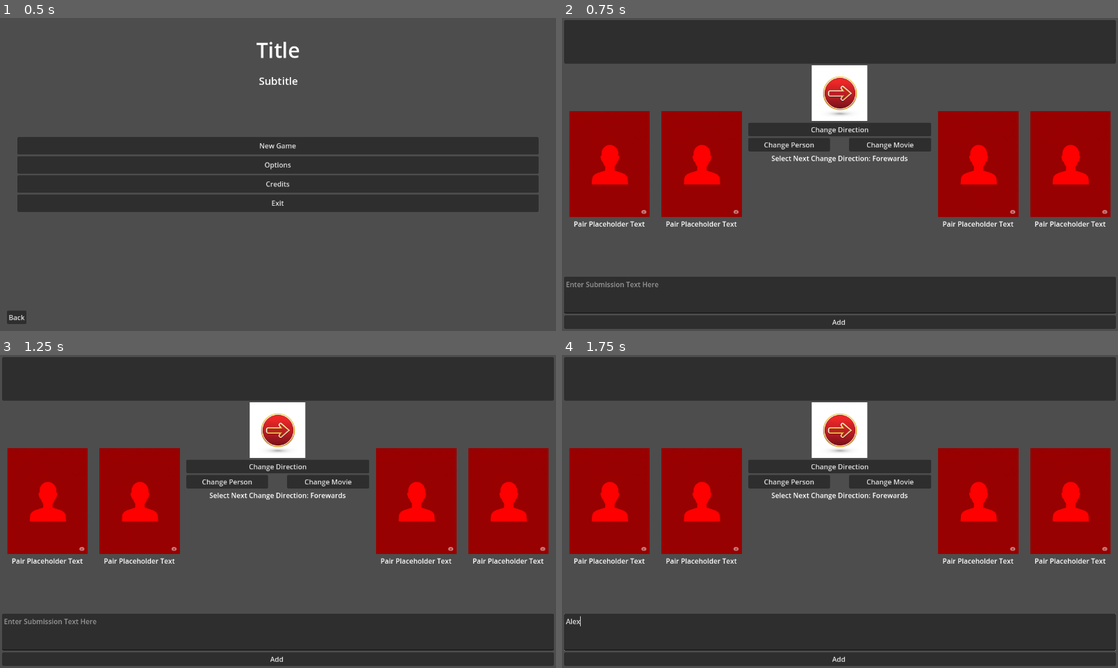
Above: before the commit, frames 1-4 (two rows, left to right).
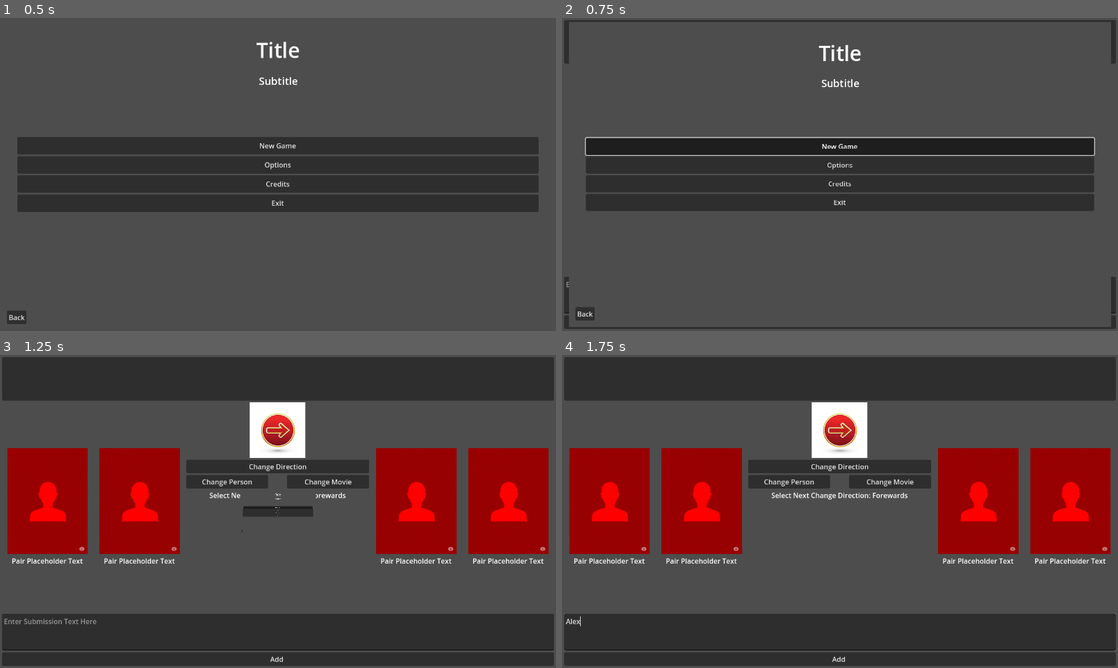
Above: after the commit, the same moments.

Repository: PlanetAriumGameStudio/movie-bluff-gameapp
Game: Godot game, scene res://scenes/menus/main_menu/main_menu.tscn
Two runs of this game, one before a commit and one after it. Both use one fixed random seed, a clock stepped at 60 frames per second and the inputs below.
Inputs (mouse positions are in pixels of both pictures, inside the frame that each line leads up to):
- Up to frame 1 (0.5 s): no input
- Up to frame 2 (0.75 s): click "New Game" at 0.5 s
- Up to frame 3 (1.25 s): no input
- Up to frame 4 (1.75 s): click (840, 633) at 1.27 s; type "Alex" at 1.35 s

Frame 1 is identical in both runs. In frame 2, 58% of the frame differs, in the area x 1-99%, y 1-99%; in frame 3, 0.5%; in frame 4, nothing differs.
Error in both runs: Invalid access to property or key 'images' on a base object of type 'Nil'. (res://scenes/menus/main_menu/main_menu.gd:16)

Commit message:
feat: make transition manager self contained, tidy up prints

Diff:
--- /dev/null
+++ b/core/scenes/autoloads/transition_manager.gd
@@ -0,0 +1,57 @@
+extends Node
+
+# This class is running via project auto-load (At startup)
+# Inspired by ThinkWithGames(https://www.youtube.com/@ThinkWithGames)
+const transition_node_name = "transition_node"
+var is_showing_transition = false
+
+var function_to_call: Callable
+
+enum TransitionType {
+	ZoomOut = 1,
+	SwipeRight = 2,
+	FallDown = 3,
+	Fade = 4
+}
+
+# Used to generate a still image of whatever is currently being displayed on the screen/viewport
+func setup_sprite():
+	# Create the scene that will hold our transition sprite
+	var transition_sprite = Sprite2D.new()
+	var image = get_viewport().get_texture().get_image()
+	var transition_texture = ImageTexture.create_from_image(image)
+	transition_sprite.name = transition_node_name
+	transition_sprite.texture = transition_texture
+	transition_sprite.position = Vector2(get_viewport().get_visible_rect().size.x/2, get_viewport().get_visible_rect().size.y/2)
+	return transition_sprite
+
+# new_scene_location: Will be the path to the scene we want to load
+# transition_type: for picking between transition effects
+func change_scene(new_scene_location: String, transition_type: int):
+	if is_showing_transition:
+		return
+	is_showing_transition = true
+	var transition_sprite = setup_sprite()
+	get_tree().change_scene_to_file(new_scene_location)
+	function_to_call = show_transition.bind(transition_sprite, transition_type)
+	get_tree().node_added.connect(function_to_call)
+
+func show_transition(_new_node, transition_sprite: Sprite2D, type: int):
+	if get_tree().root.get_node_or_null(transition_node_name) != null:
+		return
+	get_tree().root.add_child(transition_sprite)
+	var transition_tween = create_tween().set_parallel()
+	if type == TransitionType.ZoomOut:
+		transition_tween.set_trans(Tween.TRANS_CUBIC)
+		transition_tween.tween_property(transition_sprite, "scale", Vector2(0.01, 0.01), 1)
+	elif type == TransitionType.SwipeRight:
+		transition_tween.tween_property(transition_sprite, "global_position", Vector2(1800,360), 1)
+		transition_tween.tween_property(transition_sprite, "rotation", deg_to_rad(180), 1)
+	elif type == TransitionType.FallDown:
+		transition_tween.set_trans(Tween.TRANS_EXPO)
+		transition_tween.tween_property(transition_sprite, "global_position", Vector2(get_viewport().get_visible_rect().size.x/2,1200), 1)
+
+	transition_tween.finished.connect(transition_sprite.queue_free)
+	await transition_tween.finished
+	get_tree().node_added.disconnect(function_to_call)
+	is_showing_transition = false
--- /dev/null
+++ b/core/scenes/autoloads/transition_manager.tscn
@@ -0,0 +1,6 @@
+[gd_scene load_steps=2 format=3 uid="uid://b3wtvg1ap1vm6"]
+
+[ext_resource type="Script" uid="uid://dtlb4qbu4pei0" path="res://core/scenes/autoloads/transition_manager.gd" id="1_yds2p"]
+
+[node name="TransitionManager" type="Node"]
+script = ExtResource("1_yds2p")
--- a/core/scenes/menus/options_menu/option_control/option_control.gd
+++ b/core/scenes/menus/options_menu/option_control/option_control.gd
@@ -29,7 +29,6 @@
 
 @export var option_section : OptionSections :
 	set(value):
-		print(value)
 		var _update_config : bool = OptionSectionNames[option_section] == section and not lock_config_names
 		option_section = value
 		if _update_config:
--- a/core/scripts/config.gd
+++ b/core/scripts/config.gd
@@ -14,7 +14,6 @@
 		push_error("save config failed with error %d" % err)
 
 static func load_config() -> void:
-	print("load_config")
 	if config_file != null:
 		return
 	config_file = ConfigFile.new()
@@ -33,5 +32,4 @@
 
 static func get_config(section: String, key: String, default = null) -> Variant:
 	load_config()
-	print("Getting Config for %s" % section)
 	return config_file.get_value(section, key, default)
--- a/project.godot
+++ b/project.godot
@@ -19,9 +19,9 @@
 [autoload]
 
 AppConfig="*res://core/scenes/autoloads/app_config.tscn"
+TransitionManager="*res://core/scenes/autoloads/transition_manager.tscn"
 Globals="*res://scripts/globals.gd"
 Utils="*res://scripts/utils.gd"
-TransitionManager="*res://scripts/transition_manager.gd"
 
 [display]
 
--- a/scripts/transition_manager.gd
+++ /dev/null
@@ -1,56 +0,0 @@
-extends Node
-# This class is running via project auto-load (At startup)
-# Inspired by ThinkWithGames(https://www.youtube.com/@ThinkWithGames)
-const transition_node_name = "transition_node"
-var is_showing_transition = false
-
-var function_to_call: Callable
-
-enum TransitionType {
-	ZoomOut = 1,
-	SwipeRight = 2,
-	FallDown = 3,
-	Fade = 4
-}
-
-# Used to generate a still image of whatever is currently being displayed on the screen/viewport
-func setup_sprite():
-	# Create the scene that will hold our transition sprite
-	var transition_sprite = load("uid://fl84kmwh4b87").instantiate() as Sprite2D
-	var image = get_viewport().get_texture().get_image()
-	var transition_texture = ImageTexture.create_from_image(image)
-	transition_sprite.name = transition_node_name
-	transition_sprite.texture = transition_texture
-	transition_sprite.position = Vector2(get_viewport().get_visible_rect().size.x/2, get_viewport().get_visible_rect().size.y/2)
-	return transition_sprite
-
-# new_scene_location: Will be the path to the scene we want to load
-# transition_type: for picking between transition effects
-func change_scene(new_scene_location: String, transition_type: int):
-	if is_showing_transition:
-		return
-	is_showing_transition = true
-	var transition_sprite = setup_sprite()
-	get_tree().change_scene_to_file(new_scene_location)
-	function_to_call = show_transition.bind(transition_sprite, transition_type)
-	get_tree().node_added.connect(function_to_call)
-
-func show_transition(_new_node, transition_sprite: Sprite2D, type: int):
-	if get_tree().root.get_node_or_null(transition_node_name) != null:
-		return
-	get_tree().root.add_child(transition_sprite)
-	var transition_tween = create_tween().set_parallel()
-	if type == TransitionType.ZoomOut:
-		transition_tween.set_trans(Tween.TRANS_CUBIC)
-		transition_tween.tween_property(transition_sprite, "scale", Vector2(0.01, 0.01), 1)
-	elif type == TransitionType.SwipeRight:
-		transition_tween.tween_property(transition_sprite, "global_position", Vector2(1800,360), 1)
-		transition_tween.tween_property(transition_sprite, "rotation", deg_to_rad(180), 1)
-	elif type == TransitionType.FallDown:
-		transition_tween.set_trans(Tween.TRANS_EXPO)
-		transition_tween.tween_property(transition_sprite, "global_position", Vector2(get_viewport().get_visible_rect().size.x/2,1200), 1)
-
-	transition_tween.finished.connect(transition_sprite.queue_free)
-	await transition_tween.finished
-	get_tree().node_added.disconnect(function_to_call)
-	is_showing_transition = false
Not shown, added: core/scenes/autoloads/transition_manager.gd.uid
Not shown, removed: scripts/transition_manager.gd.uid
Not shown, added: examples/asteroids/export/index.html
Not shown, added: examples/asteroids/export/index.pck
